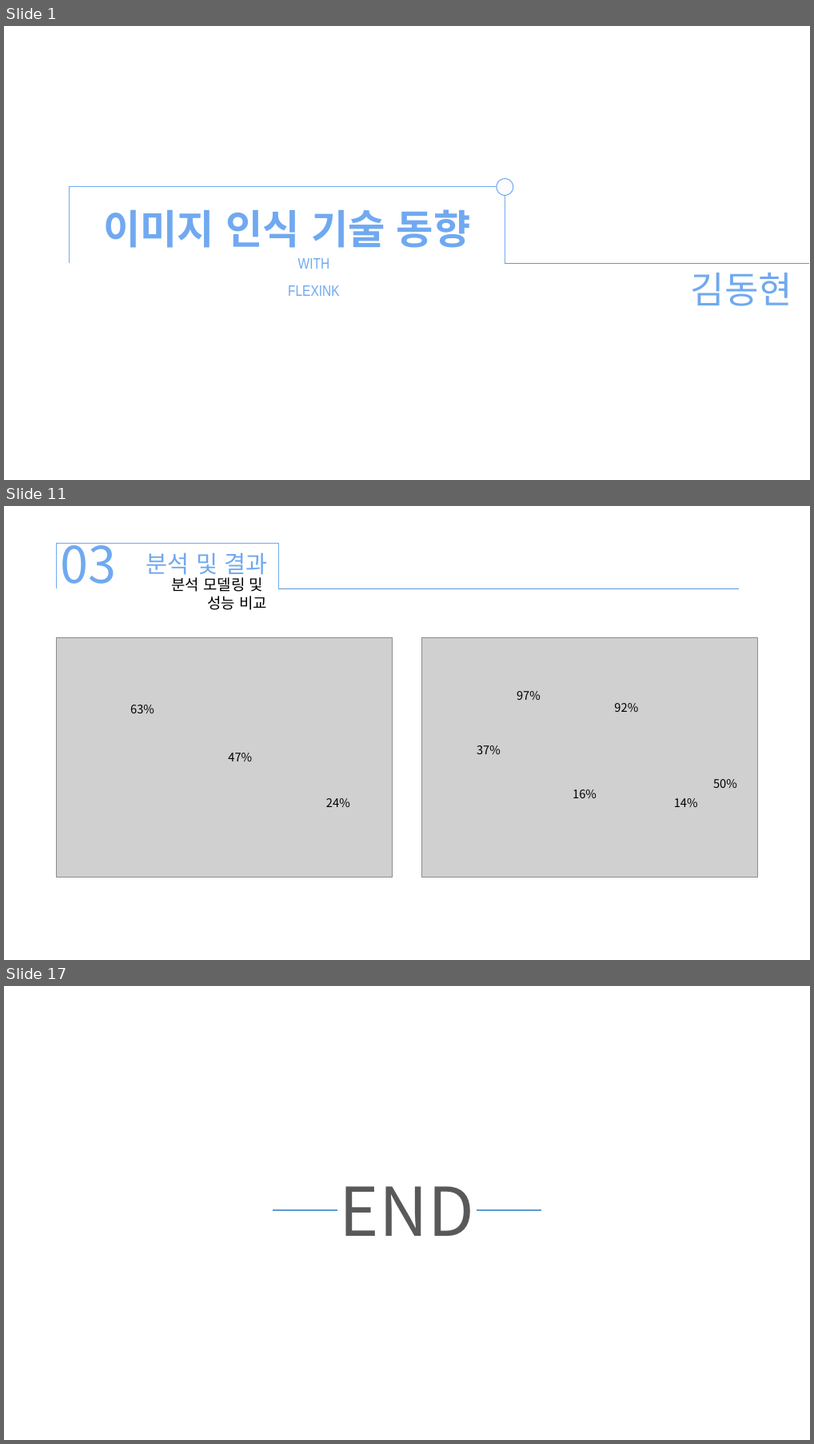
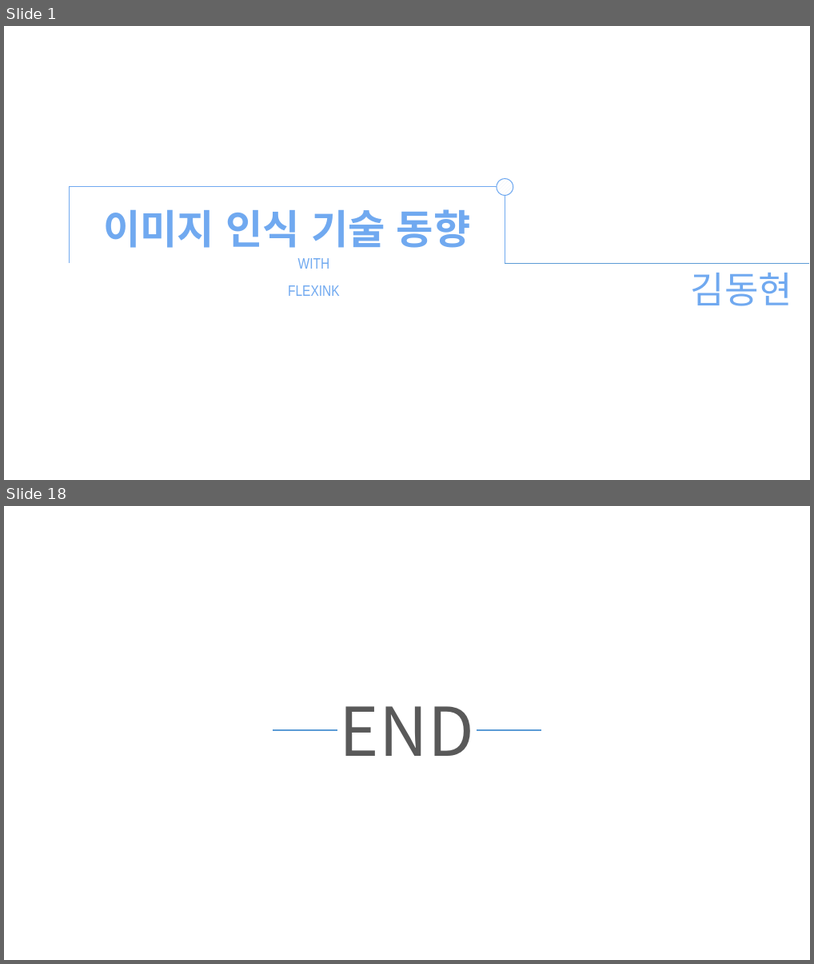
Before and after one commit to xddongx/flexink, a slide deck: 이미지 인식 기술/이미지 인식 기술_KDH.pptx. Shown one above the other, each under a label of ours: slides 1, 11 and 17 before the commit, slides 1 and 18 after it; the slides between them are not shown. The pictures are 814x1444 and 814x964 pixels, drawn with LibreOffice and Linux fonts; fonts in the diff are those of the drawing; grey boxes stand for pictures. Boxes give left, top, right and bottom in pixels: in the first picture for what was removed or moved away, otherwise in the second. Text is boxed around its words. In the diff, an @@ line names an element or a change of style, - is before the commit and + after.

```diff
--- a/이미지 인식 기술/이미지 인식 기술_KDH.pptx
+++ b/이미지 인식 기술/이미지 인식 기술_KDH.pptx
@@ slide 11 removed at <box>4,506,810,960</box>, background #FFFFFF @@
@@ right bracket removed at <box>56,543,278,588</box> @@
@@ text removed at <box>61,543,117,584</box> @@
-03
@@ text removed at <box>146,552,267,579</box> @@
-분석 및 결과
@@ text removed at <box>171,577,268,610</box> @@
-분석 모델링 및
-성능 비교
@@ line removed from (278, 589) to (740, 589) @@
@@ picture removed at <box>57,637,393,877</box> @@
@@ picture removed at <box>422,637,758,877</box> @@
@@ text removed at <box>517,691,541,700</box> @@
-97%
@@ text removed at <box>130,704,154,713</box> @@
-63%
@@ text removed at <box>614,703,638,712</box> @@
-92%
@@ text removed at <box>477,745,501,754</box> @@
-37%
@@ text removed at <box>228,752,252,761</box> @@
-47%
@@ text removed at <box>573,789,597,798</box> @@
-16%
@@ text removed at <box>714,779,738,788</box> @@
-50%
@@ text removed at <box>326,798,350,807</box> @@
-24%
@@ text removed at <box>674,798,698,807</box> @@
-14%
@@ what was slide 17 is now slide 18 @@
```
Also in this commit, not shown: 2 slides changed, 14 slides added, 12 other slides removed, 11 other files.
